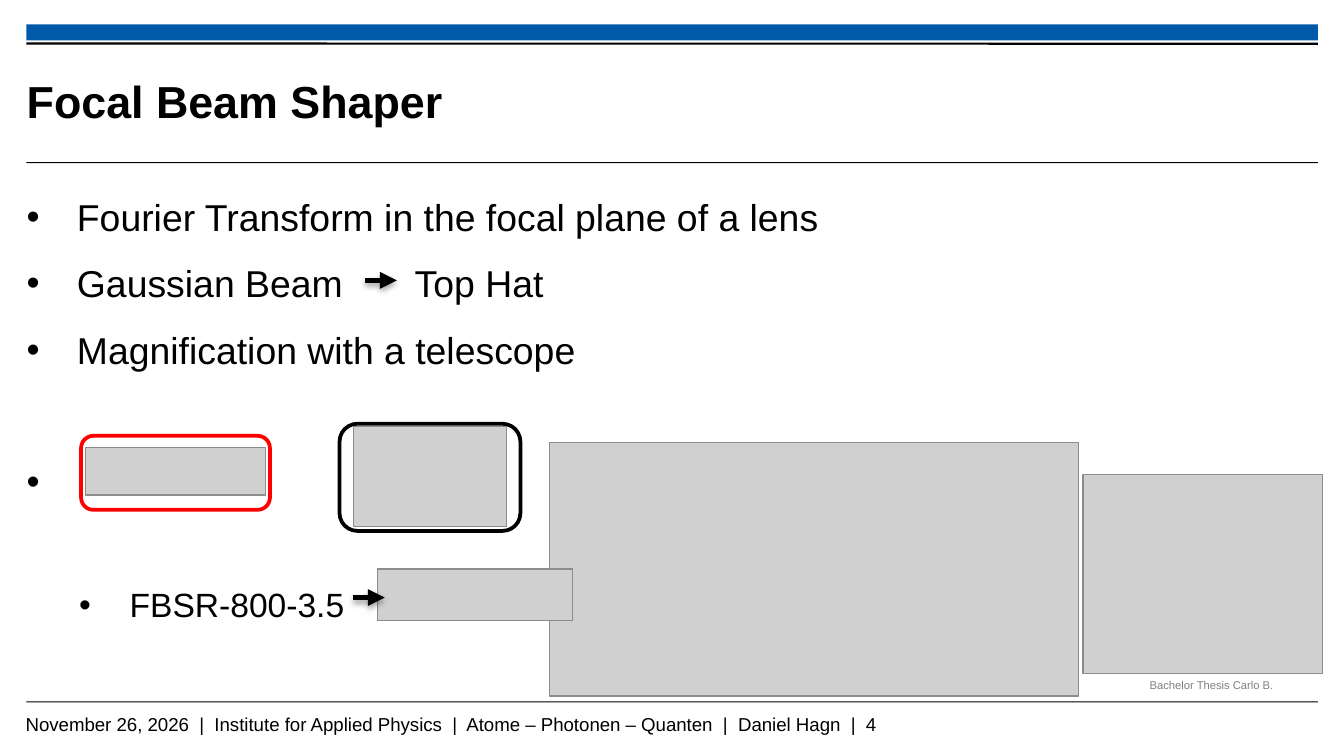
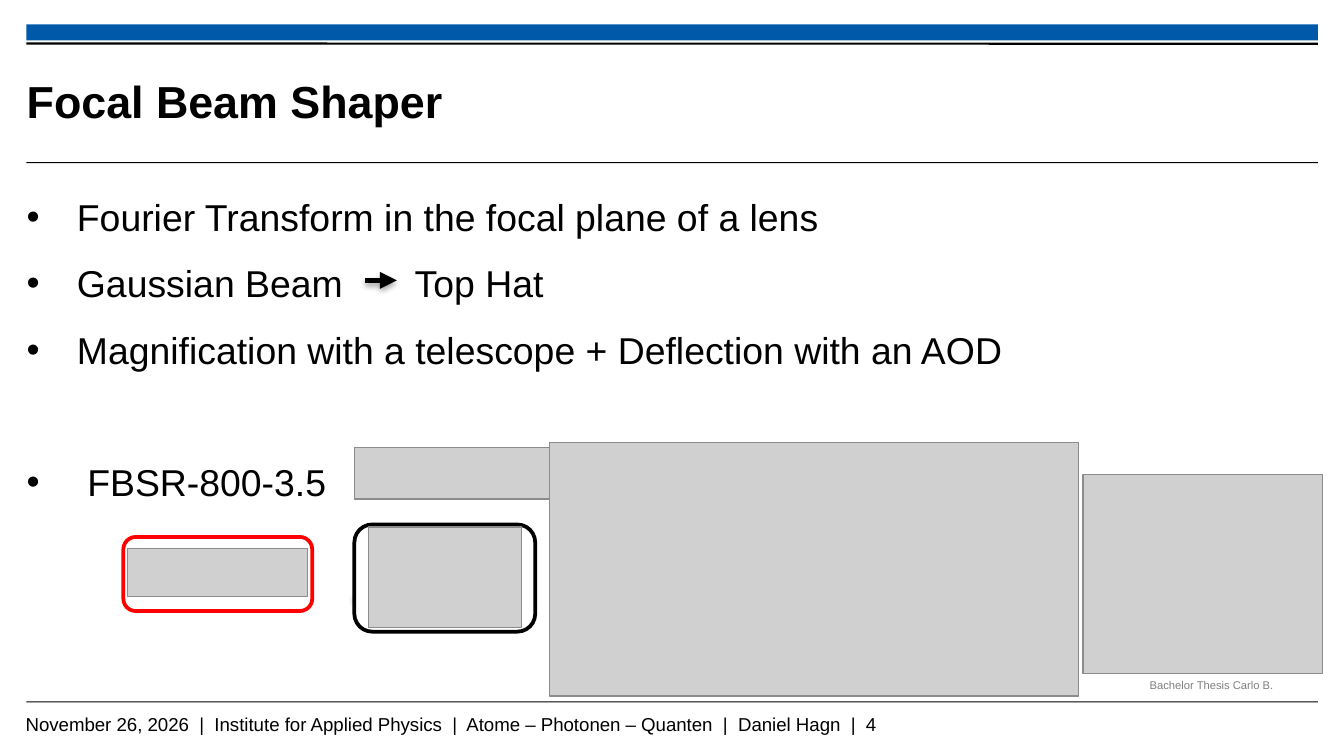
Before and after one commit to Daniel-Hagn-physik/Masterthesis_Backup, a slide deck: slide 4 of Hagn_Daniel_Mastervortrag.pptx. Drawn at 1344x756 pixels with LibreOffice and Linux fonts; fonts in the diff are those of the drawing; grey boxes stand for pictures; background and template pictures are left out. Boxes give left, top, right and bottom in pixels: in the first picture for what was removed or moved away, otherwise in the second. Text is boxed around its words. In the diff, an @@ line names an element or a change of style, - is before the commit and + after.

```diff
--- a/Hagn_Daniel_Mastervortrag.pptx
+++ b/Hagn_Daniel_Mastervortrag.pptx
@@ text at <box>77,337,1002,371</box>: text changed @@
-• Magnification with a telescope
+• Magnification with a telescope + Deflection with an AOD
@@ picture: place and size @@
-picture at <box>378,569,573,621</box>
+picture at <box>355,448,550,500</box>
@@ text at <box>87,470,326,497</box>: size 18 to 20 pt in "FBSR-800-3.5"; list level 3 to 1 in "FBSR-800-3.5" @@
@@ rounded rectangle: place and size @@
-rounded rectangle at <box>81,435,270,509</box>
+rounded rectangle at <box>124,538,313,612</box>
@@ rounded rectangle: place and size @@
-rounded rectangle at <box>340,423,521,531</box>
+rounded rectangle at <box>355,524,536,632</box>
@@ picture: place and size @@
-picture at <box>353,426,507,527</box>
+picture at <box>368,527,521,628</box>
@@ picture: place and size @@
-picture at <box>86,448,266,495</box>
+picture at <box>128,548,308,595</box>
```
Also in this commit, not shown: 5 other slides changed, 3 slides added, 2 slides removed.
